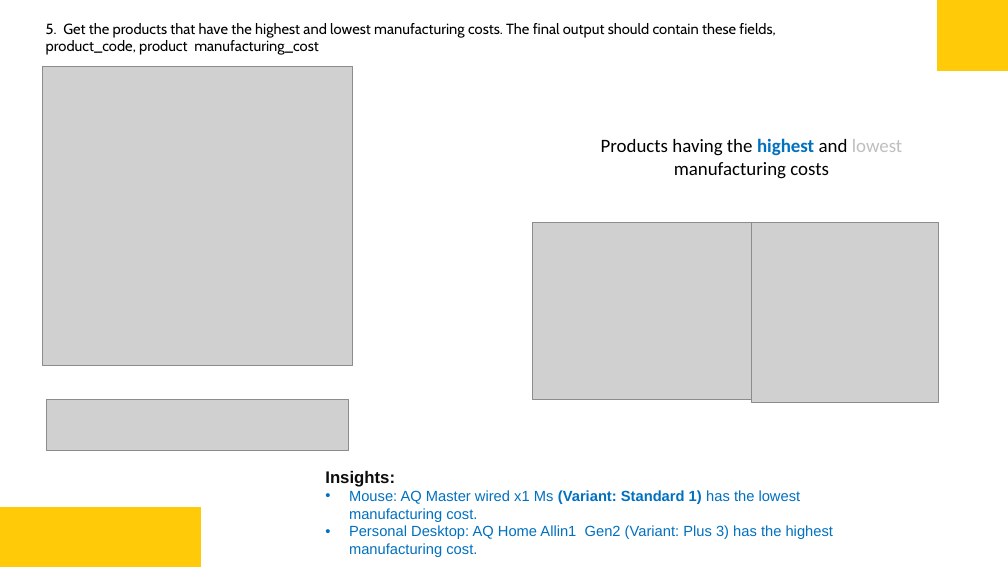
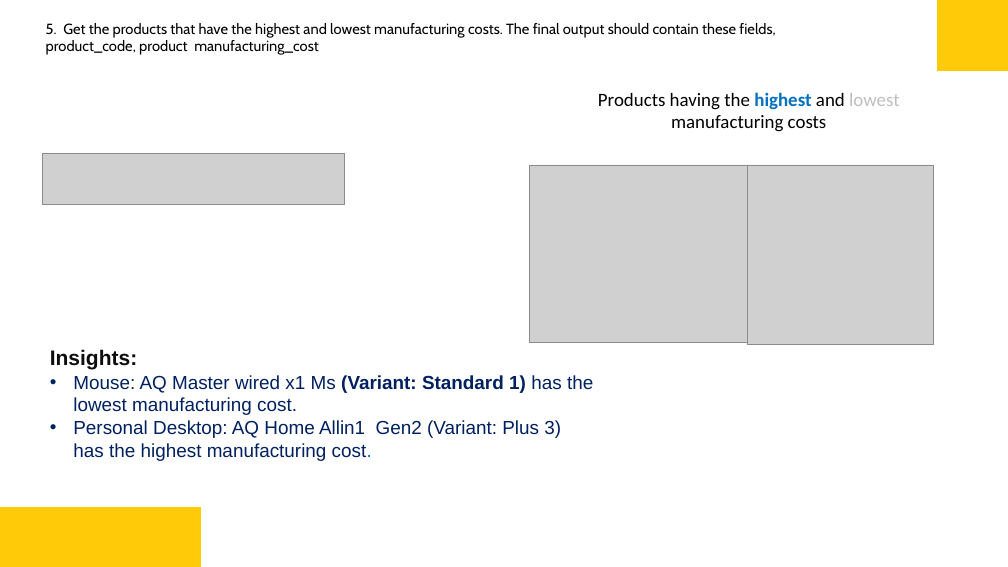
Before and after one commit to saksham77ang/Atliq-consumer-goods, a slide deck: slide 10 of Consumer Goods SQl Powerbi Project.pptx. Drawn at 1008x567 pixels with LibreOffice and Linux fonts; fonts in the diff are those of the drawing; grey boxes stand for pictures. Boxes give left, top, right and bottom in pixels: in the first picture for what was removed or moved away, otherwise in the second. Text is boxed around its words. In the diff, an @@ line names an element or a change of style, - is before the commit and + after.

```diff
--- a/Consumer Goods SQl Powerbi Project.pptx
+++ b/Consumer Goods SQl Powerbi Project.pptx
@@ picture removed at (x1=42, y1=67, x2=353, y2=366) @@
@@ text "Products having the highest and ..." moved from (x1=601, y1=138, x2=902, y2=179) to (x1=598, y1=92, x2=899, y2=132) @@
@@ picture moved from (x1=46, y1=400, x2=349, y2=451) to (x1=42, y1=154, x2=345, y2=205) @@
@@ picture moved from (x1=532, y1=222, x2=752, y2=399) to (x1=530, y1=165, x2=749, y2=342) @@
@@ picture moved from (x1=752, y1=222, x2=938, y2=402) to (x1=747, y1=165, x2=934, y2=345) @@
@@ text "Insights:" moved from (x1=325, y1=471, x2=833, y2=557) to (x1=50, y1=349, x2=593, y2=461) @@
@@ text "Insights:" at (x1=50, y1=349, x2=593, y2=461): size 16 to 20 pt in "Insights:"; size 14 to 18 pt, text colour #0070C0 to #002060 @@
```
Also in this commit, not shown: 9 other slides changed.
